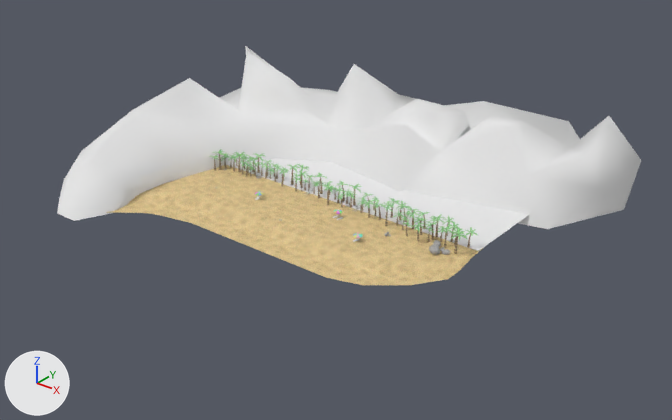
The FBX model Assets/Models/Scene.fbx, before and after one commit.
The view is the same before and after, from a camera (50 mm lens) standing at (1239.0, -1471.0, 933.0) and looking at (13.0, 61.0, -17.0). The lights are fixed; the arrows at lower left show +X, +Y and +Z. Where no turn or scale is listed for an object, it has been applied to the vertices.
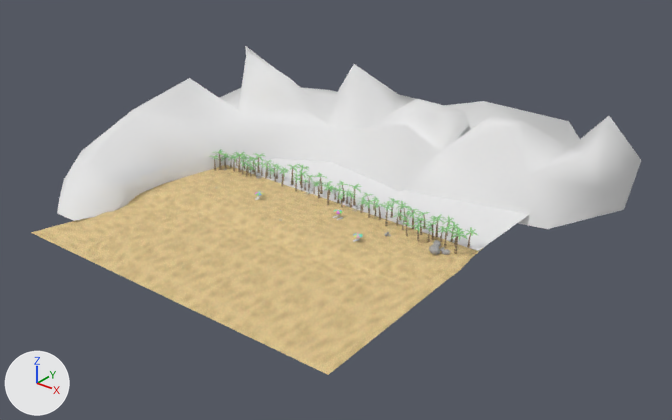
What differs and where, as boxes (x1, y1, x2, y2) in the pictures (672 x 420 px):
'Plane', reshaped (21% wider, 74% taller): before (110, 165, 484, 285); after (31, 165, 484, 375)
part 1 of me_plane, added (beige): after (31, 212, 448, 375)

What changed in the scene script:
```text
Change me_plane:
    used by ob_plane; location = (0.0, -11.0, 0.0)
    verts and faces of me_plane; kept vertices keep their numbers, new ones are numbered from 80
    before: 18 (-197.0, -189.0, -14.0) at pixel (191, 223), 19 (197.0, -189.0, -14.0) at pixel (325, 277), 29 (-278.0, -206.0, -14.0) at pixel (161, 215), 39 (-316.0, -219.0, -14.0) at pixel (146, 213), 49 (-393.0, -275.0, -14.0) at pixel (105, 212)
    before: 59 (274.0, -168.0, -14.0) at pixel (362, 285), 69 (347.0, -110.0, -14.0) at pixel (409, 285), 79 (394.0, -41.0, -14.0) at pixel (447, 279)
    remove me_plane.from_pydata(...)  # 80 vertices, 63 faces; spans x -393.0..394.0, y -275.0..106.0, z -14.0..0.0
    add me_plane.from_pydata(...)  # 88 vertices, 70 faces; spans x -474.0..394.0, y -425.0..106.0, z -33.0..0.0
    me_plane part 1
    add verts[80] = (-197.0, -425.0, -33.0)  # pixel (109, 270)
    add verts[81] = (197.0, -425.0, -33.0)  # pixel (245, 335)
    add verts[82] = (-278.0, -425.0, -33.0)  # pixel (85, 258)
    add verts[83] = (-316.0, -425.0, -33.0)  # pixel (73, 253)
    add verts[84] = (-474.0, -425.0, -33.0)  # pixel (30, 232)
    add verts[85] = (274.0, -425.0, -33.0)  # pixel (276, 350)
    add verts[86] = (347.0, -425.0, -33.0)  # pixel (307, 365)
    add verts[87] = (394.0, -425.0, -33.0)  # pixel (328, 374)
    add faces += [(18, 29, 82, 80), (39, 49, 84, 83), (18, 80, 81, 19), (59, 85, 86, 69), (69, 86, 87, 79), (29, 39, 83, 82)]
    add faces += [(19, 81, 85, 59)]
```
